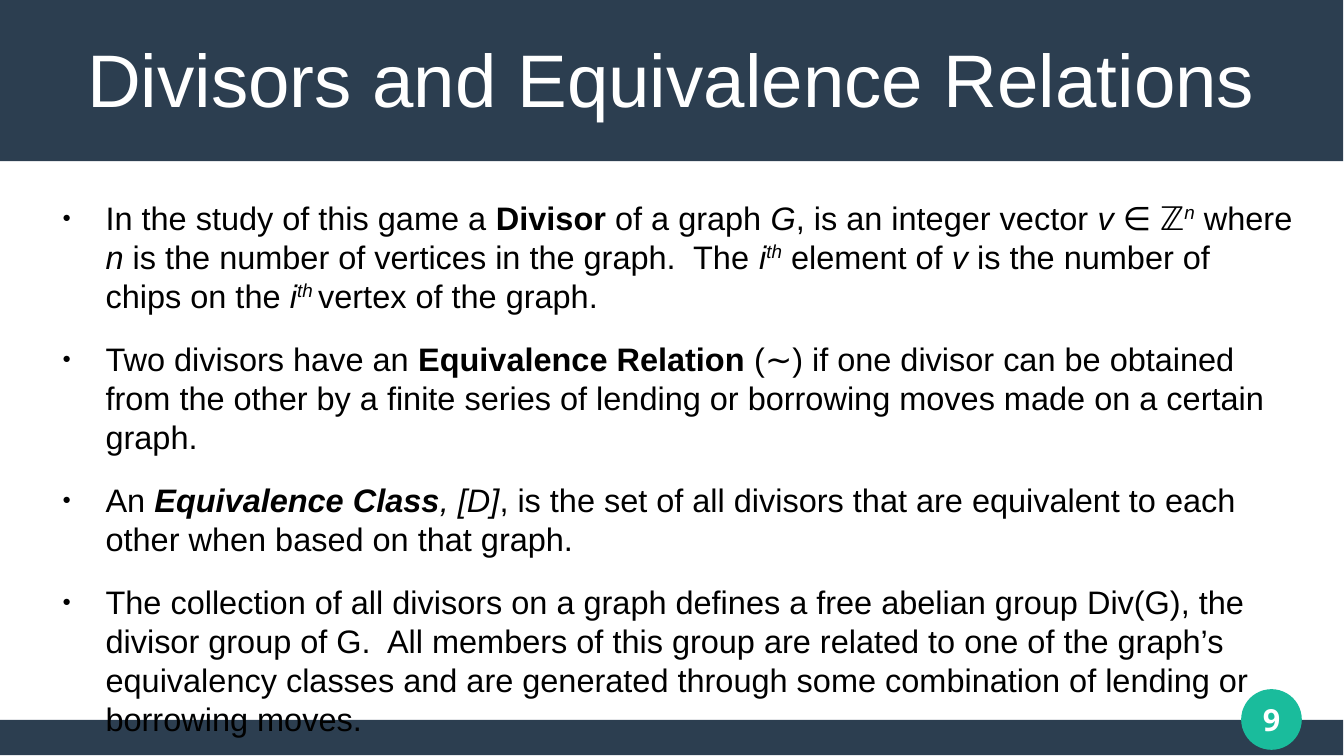
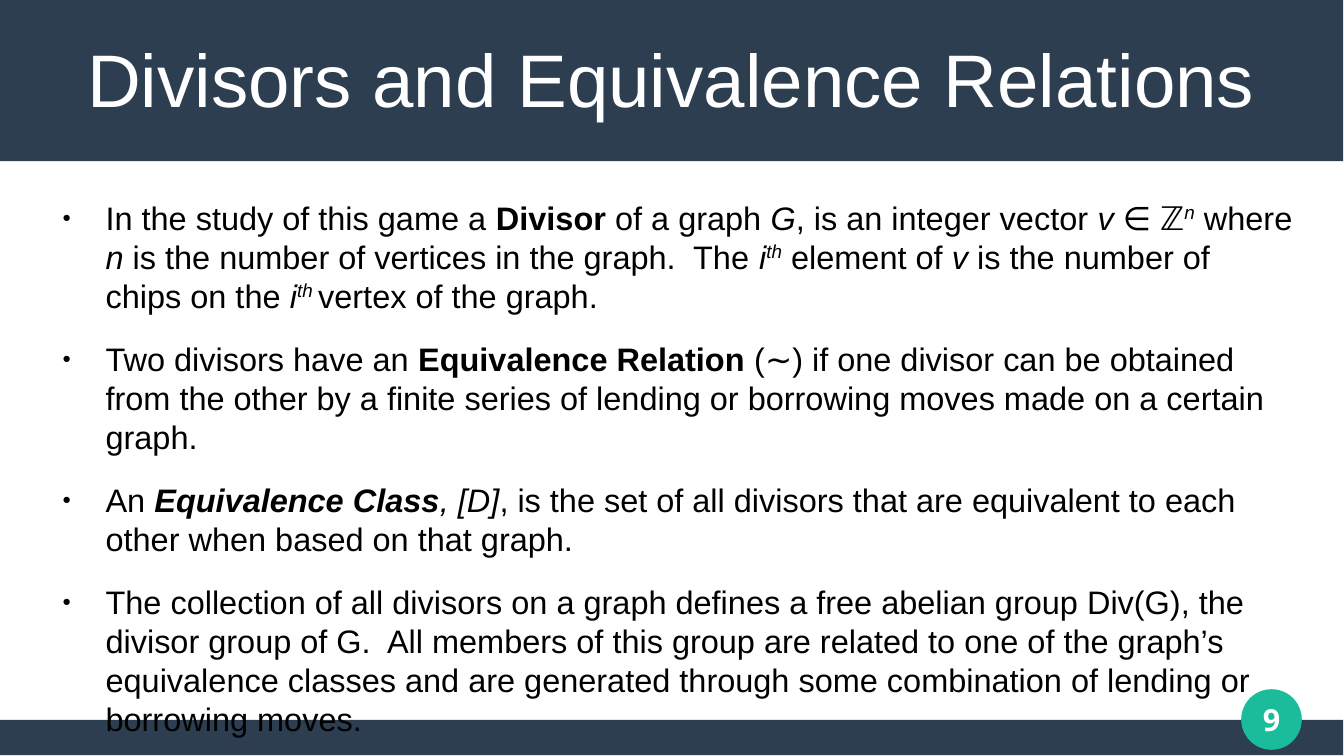
Before and after one commit to matthew-pisano/ChipFiring, a slide deck: slide 9 of Docs/JMMPresentation.pptx. Drawn at 1344x756 pixels with LibreOffice and Linux fonts; fonts in the diff are those of the drawing. Boxes give left, top, right and bottom in pixels: in the first picture for what was removed or moved away, otherwise in the second. Text is boxed around its words. In the diff, an @@ line names an element or a change of style, - is before the commit and + after.

```diff
--- a/Docs/JMMPresentation.pptx
+++ b/Docs/JMMPresentation.pptx
@@ text at <box>106,590,1250,698</box>: text changed @@
-● The collection of all divisors on a graph defines a free abelian group Div(G), the divisor group of G. All members of this group are related to one of the graph’s equivalency classes and are generated through some combination of lending or borrowing moves.
+● The collection of all divisors on a graph defines a free abelian group Div(G), the divisor group of G. All members of this group are related to one of the graph’s equivalence classes and are generated through some combination of lending or borrowing moves.
```
Also in this commit, not shown: 6 other slides changed, 1 slide added, 11 other files.
